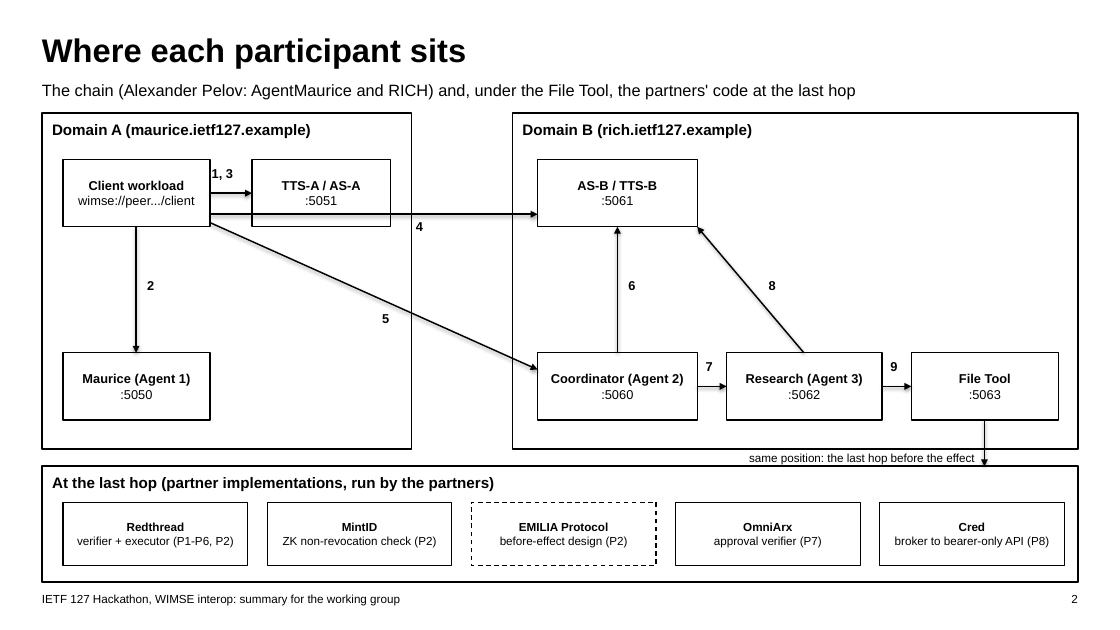
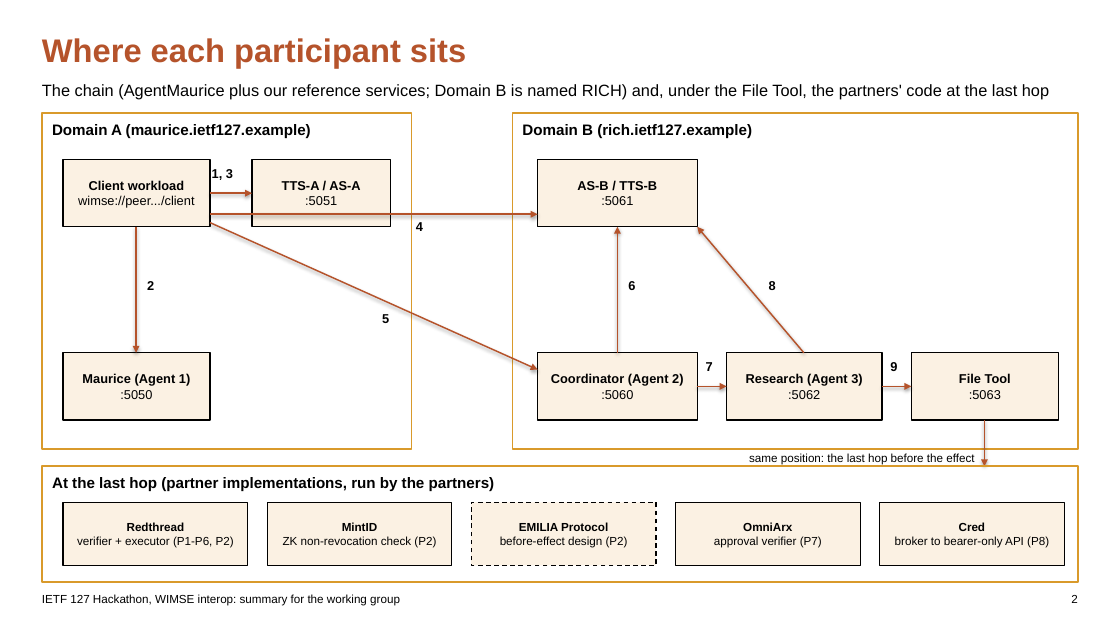
Before and after one commit to apelov/IETF127-Hackathon-AI2II-WIMSE, a slide deck: slide 2 of IETF127_WIMSE_WG_Summary.pptx. Drawn at 1120x630 pixels with LibreOffice and Linux fonts; fonts in the diff are those of the drawing. Boxes give left, top, right and bottom in pixels: in the first picture for what was removed or moved away, otherwise in the second. Text is boxed around its words. In the diff, an @@ line names an element or a change of style, - is before the commit and + after.

```diff
--- a/IETF127_WIMSE_WG_Summary.pptx
+++ b/IETF127_WIMSE_WG_Summary.pptx
@@ text "Where each participant sits" at bbox=[42, 38, 466, 67]: text colour #000000 to #B5532B @@
@@ text at bbox=[42, 84, 1049, 99]: text changed @@
-The chain (Alexander Pelov: AgentMaurice and RICH) and, under the File Tool, the partners' code at the last hop
+The chain (AgentMaurice plus our reference services; Domain B is named RICH) and, under the File Tool, the partners' code at the last hop
@@ arrow (210, 193) - (252, 193): stroke #000000 1.25 pt to #B5532B 1.25 pt @@
@@ arrow (136, 227) - (136, 353): stroke #000000 1.25 pt to #B5532B 1.25 pt @@
@@ arrow (210, 214) - (538, 214): stroke #000000 1.25 pt to #B5532B 1.25 pt @@
@@ arrow (210, 223) - (538, 370): stroke #000000 1.25 pt to #B5532B 1.25 pt @@
@@ arrow (618, 353) - (618, 227): stroke #000000 1.25 pt to #B5532B 1.25 pt @@
@@ arrow (804, 353) - (697, 227): stroke #000000 1.25 pt to #B5532B 1.25 pt @@
@@ arrow (697, 386) - (727, 386): stroke #000000 1.25 pt to #B5532B 1.25 pt @@
@@ arrow (882, 386) - (912, 386): stroke #000000 1.25 pt to #B5532B 1.25 pt @@
@@ arrow (985, 420) - (985, 466): stroke #000000 1.25 pt to #B5532B 1.25 pt @@
@@ outline #000000 1.5 pt to #D99A2B 1.5 pt in 3 elements at bbox=[42, 113, 412, 450], bbox=[513, 113, 1078, 450], bbox=[42, 466, 1078, 582] @@
@@ fill #FFFFFF to #FBF1E3 in 12 elements at bbox=[63, 160, 210, 227], bbox=[252, 160, 391, 227], bbox=[63, 353, 210, 420], bbox=[538, 160, 697, 227], bbox=[538, 353, 697, 420], bbox=[727, 353, 882, 420], bbox=[912, 353, 1059, 420], bbox=[63, 502, 248, 565], bbox=[267, 502, 452, 565], bbox=[471, 502, 656, 565], bbox=[676, 502, 860, 565], bbox=[880, 502, 1065, 565] @@
```
Also in this commit, not shown: 7 other slides changed, 8 other files.
